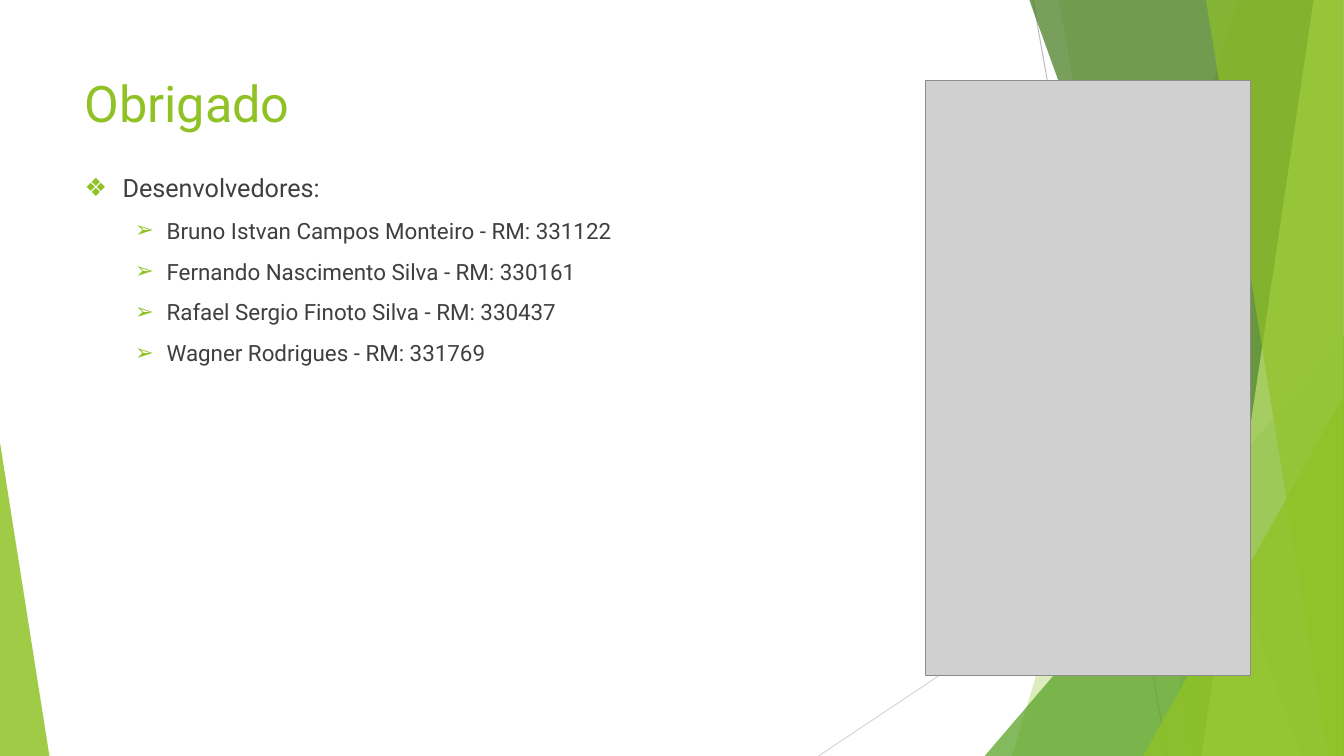
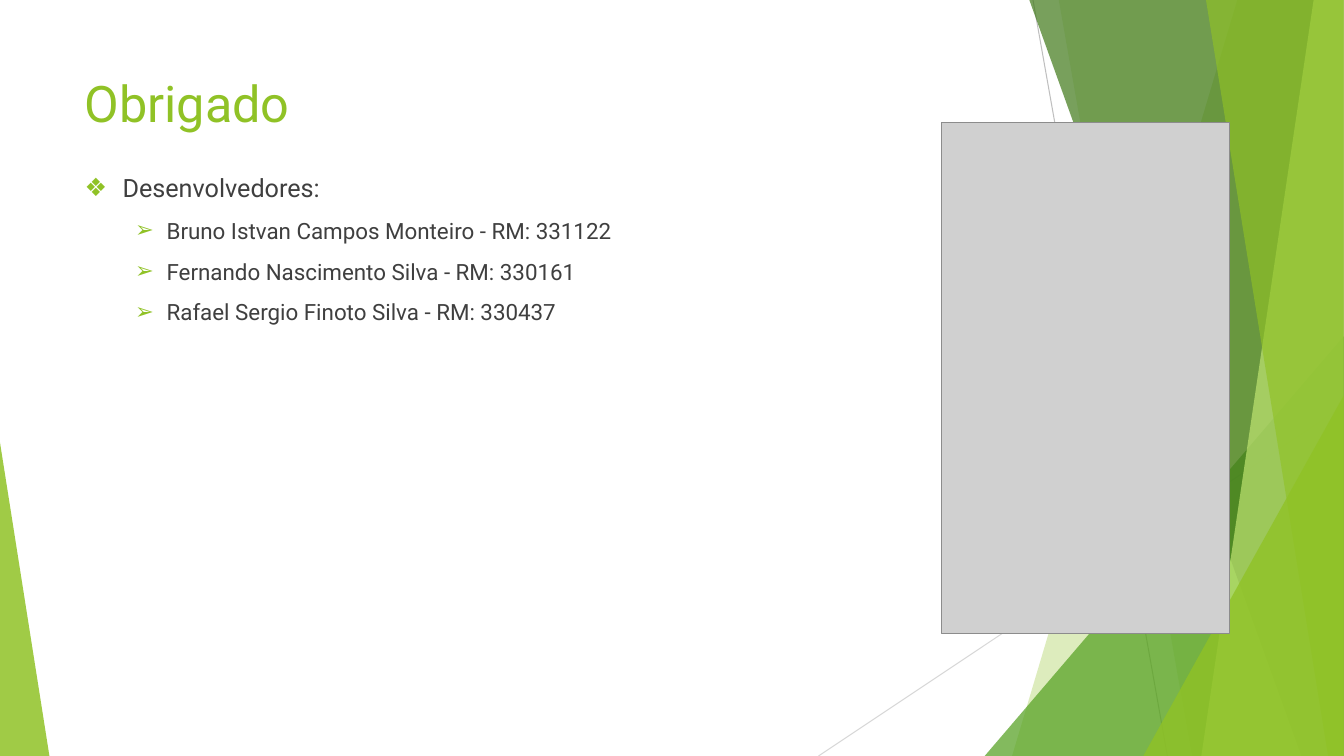
Before and after one commit to BrunoIstvan/UrbanProblems, a slide deck: slide 8 of Trabalho Final - Android - V.Final.pptx. Drawn at 1344x756 pixels with LibreOffice and Linux fonts; fonts in the diff are those of the drawing; grey boxes stand for pictures. Boxes give left, top, right and bottom in pixels: in the first picture for what was removed or moved away, otherwise in the second. Text is boxed around its words. In the diff, an @@ line names an element or a change of style, - is before the commit and + after.

```diff
--- a/Trabalho Final - Android - V.Final.pptx
+++ b/Trabalho Final - Android - V.Final.pptx
@@ picture: place and size @@
-picture at <box>927,81,1251,676</box>
+picture at <box>942,123,1230,634</box>
@@ text at <box>167,344,485,366</box>: paragraph removed @@
-  ➢ Wagner Rodrigues - RM: 331769
```
Also in this commit, not shown: 2 other files.
